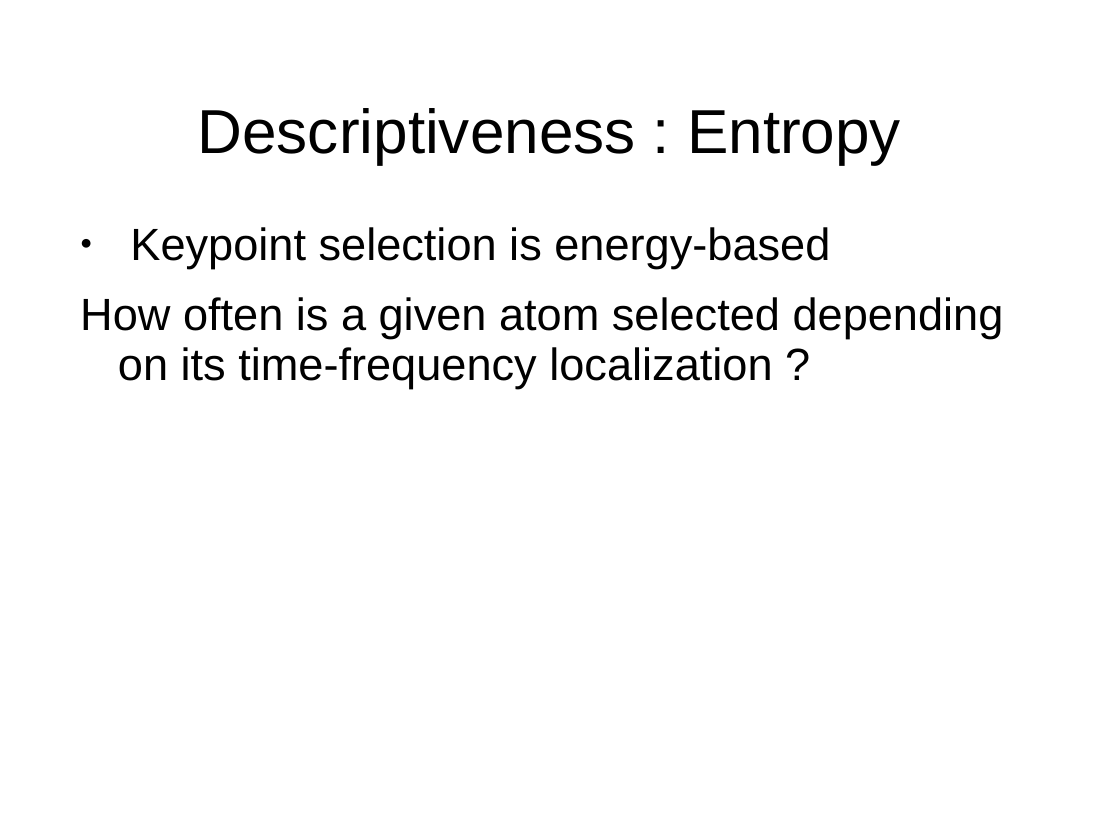
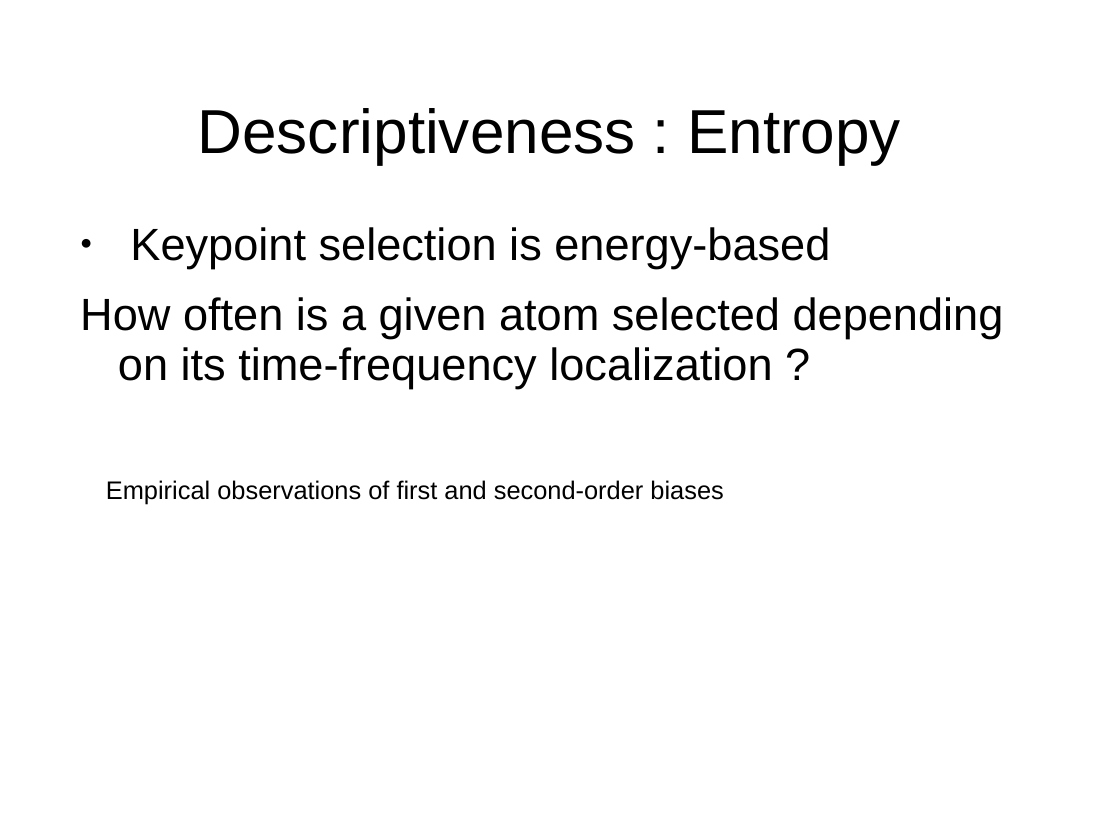
Before and after one commit to mmoussallam/audio-sketch, a slide deck: slide 11 of src/icassp14_fgpt/icassp14/slides.ppt. Drawn at 1120x840 pixels with LibreOffice and Linux fonts; fonts in the diff are those of the drawing; background and template pictures are left out. Boxes give left, top, right and bottom in pixels: in the first picture for what was removed or moved away, otherwise in the second. Text is boxed around its words. In the diff, an @@ line names an element or a change of style, - is before the commit and + after.

```diff
--- a/src/icassp14_fgpt/icassp14/slides.ppt
+++ b/src/icassp14_fgpt/icassp14/slides.ppt
@@ text added at [106, 480, 723, 505], 18 pt, text #000000 @@
+Empirical observations of first and second-order biases
```
Also in this commit, not shown: 3 other slides changed, 2 slides added, 1 slide removed.
